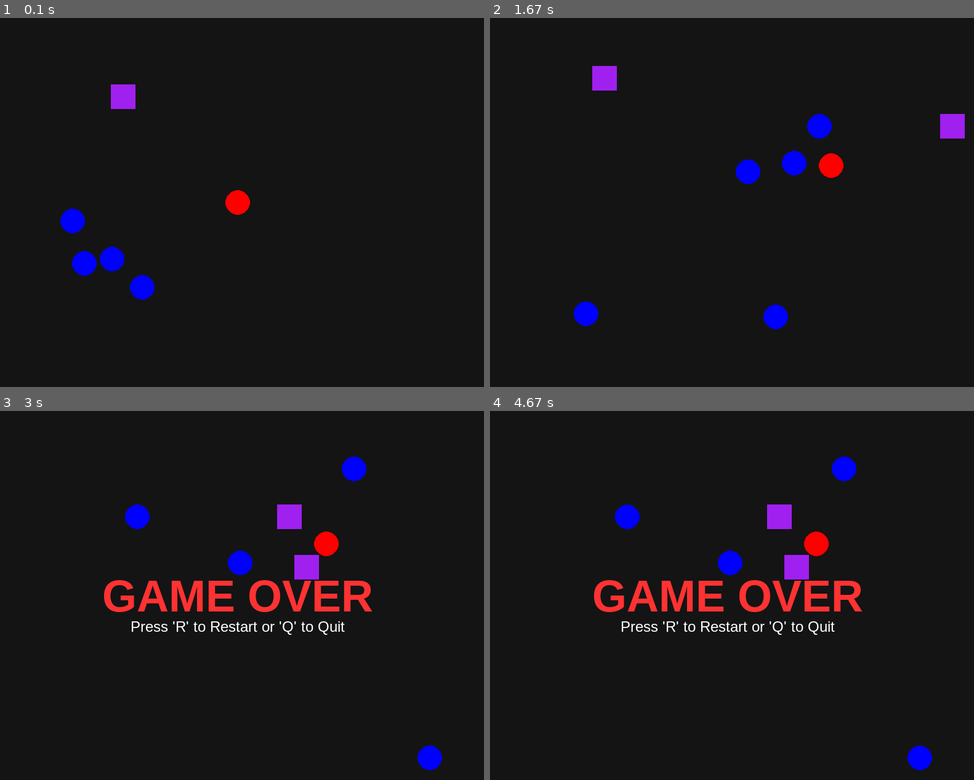
Above: before the commit, frames 1-4 (two rows, left to right).
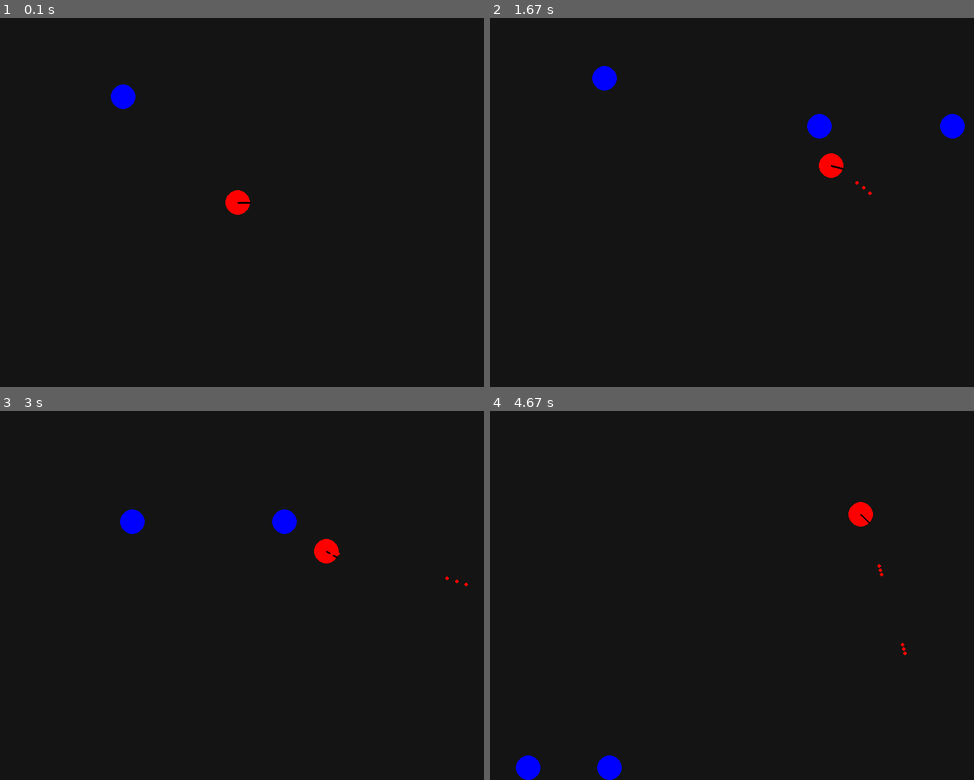
Above: after the commit, the same moments.

Repository: yaunghein/python3_game
Game: pygame game, started from main.py
Same seed, same stepped clock (60 frames per second), same inputs: the game is played once before the commit and once after it.
Inputs (mouse positions are in pixels of both pictures, inside the frame that each line leads up to):
- Up to frame 1 (0.1 s): no input
- Up to frame 2 (1.67 s): tap Space at 0.33, 0.73, 1.03, 1.57 s; hold D 0.67-1.13 s; tap Z at 0.82 s; click (886, 191) at 1.22 s; hold W from 1.5 s (still down); move the mouse to (732, 224) at 1.53 s
- Up to frame 3 (3 s): release W at 1.8 s; hold D 1.83-2.3 s; tap Space at 1.9, 2.2, 2.4, 2.7, 2.97 s; tap Z at 1.98 s; hold A 2.33-2.87 s; hold S from 2.9 s (still down)
- Up to frame 4 (4.67 s): release S at 3.2 s; hold A 3.23-3.63 s; tap Space at 3.3, 3.6, 3.73, 4.13, 4.43 s; tap Z at 3.38 s; hold W 3.67-4.03 s; hold D from 4.07 s (still down)

The runs differ from the first frame. In frame 1, 1.4% of the frame differs, in the area x 12-52%, y 18-77%; in frame 2, 1.8%; in frame 3, 4.6%; in frame 4, 5.5%, in the area x 5-92%, y 12-100%.

Commit message:
add bullets and shoot npcs

Diff:
--- /dev/null
+++ b/bullet.py
@@ -0,0 +1,17 @@
+import math
+
+
+class Bullet:
+    def __init__(self, x, y, angle, speed=10, radius=3):
+        self.x = x
+        self.y = y
+        self.radius = radius
+        self.speed = speed
+        self.rad = math.radians(angle)
+
+    def move(self):
+        self.x += math.cos(self.rad) * self.speed + 1
+        self.y += math.sin(self.rad) * self.speed
+
+    def is_off_screen(self, width, height):
+        return self.x < 0 or self.x > width or self.y < 0 or self.y > height
--- a/game_engine.py
+++ b/game_engine.py
@@ -1,8 +1,8 @@
 import pygame
 import sys
-import math
 import random
 from npc import NPC
+from bullet import Bullet
 
 
 class GameEngine:
@@ -15,6 +15,7 @@
         self.fps = fps
         self.running = False
         self.game_over = False
+        self.bullets = []
 
     def reset_game(self):
         self.player.reset()
@@ -34,7 +35,8 @@
             if event.type == pygame.MOUSEBUTTONDOWN and not self.game_over:
                 mx, my = pygame.mouse.get_pos()
                 for _ in range(5):
-                    ntype = "bad" if random.random() < 0.3 else "good"
+                    ntype = "good"
+                    # ntype = "bad" if random.random() < 0.3 else "good"
                     self.npcs.append(NPC(mx, my, random.choice(
                         [-4, 4]), random.choice([-4, 4]), npc_type=ntype))
 
@@ -61,13 +63,40 @@
                     else:
                         self.npcs.remove(npc)
 
+            if keys[pygame.K_z]:
+                self.player.rotate(5)
+
+            if keys[pygame.K_SPACE]:
+                # if len(self.bullets) < 10:
+                new_bullet = Bullet(
+                    self.player.x, self.player.y, self.player.angle)
+                self.bullets.append(new_bullet)
+
+            for bullet in self.bullets[:]:
+                bullet.move()
+                if bullet.is_off_screen(self.graph_engine.width, self.graph_engine.height):
+                    self.bullets.remove(bullet)
+                    continue
+
+                b_left, b_right = bullet.x - bullet.radius, bullet.x + bullet.radius
+                b_top, b_bottom = bullet.y - bullet.radius, bullet.y + bullet.radius
+                for npc in self.npcs[:]:
+                    n_left, n_right = npc.x - npc.radius, npc.x + npc.radius
+                    n_top, n_bottom = npc.y - npc.radius, npc.y + npc.radius
+                    if b_right > n_left and b_left < n_right and b_bottom > n_top and b_top < n_bottom:
+                        if npc in self.npcs:
+                            self.npcs.remove(npc)
+                        if bullet in self.bullets:
+                            self.bullets.remove(bullet)
+                        break
+
             if keys[pygame.K_q] or keys[pygame.K_ESCAPE]:
                 self.running = False
 
     def render_state(self):
         self.graph_engine.start_frame()
         self.graph_engine.render_circle(
-            self.player.x, self.player.y, self.player.radius, "red")
+            self.player.x, self.player.y, self.player.radius, "red", self.player.angle)
 
         for npc in self.npcs:
             if npc.shape == "square":
@@ -76,6 +105,10 @@
             else:
                 self.graph_engine.render_circle(
                     npc.x, npc.y, npc.radius, npc.color)
+
+        for bullet in self.bullets:
+            self.graph_engine.render_circle(
+                bullet.x, bullet.y, bullet.radius, "red")
 
         if self.game_over:
             self.graph_engine.render_text("GAME OVER")
--- a/graphic_engine.py
+++ b/graphic_engine.py
@@ -1,4 +1,5 @@
 import pygame
+import math
 
 
 class GraphicsEngine:
@@ -15,9 +16,15 @@
     def start_frame(self):
         self.screen.fill((20, 20, 20))
 
-    def render_circle(self, x, y, radius, color):
+    def render_circle(self, x, y, radius, color, angle=None):
         pygame.draw.circle(self.screen, pygame.Color(
             color), (int(x), int(y)), radius)
+
+        if angle is not None:
+            rad = math.radians(angle)
+            end_x = x + radius * math.cos(rad)
+            end_y = y + radius * math.sin(rad)
+            pygame.draw.line(self.screen, "black", (x, y), (end_x, end_y), 3)
 
     def render_square(self, x, y, size, color):
         rect = pygame.Rect(int(x - size), int(y - size), size * 2, size * 2)
--- a/main.py
+++ b/main.py
@@ -11,12 +11,14 @@
     field = GameField(20, 20, WIDTH - 20, HEIGHT - 20)
     hero = Player(WIDTH // 2, HEIGHT // 2, speed=6)
 
-    init_npcs = [
-        NPC(random.randint(100, 700), random.randint(100, 500),
-            random.randint(-4, 4) or 2, random.randint(-4, 4) or 2,
-            npc_type="bad" if i < 1 else "good")
-        for i in range(5)
-    ]
+    init_npcs = [NPC(random.randint(100, 700), random.randint(
+        100, 500), random.randint(-4, 4) or 2, random.randint(-4, 4) or 2, npc_type="good")]
+    # init_npcs = [
+    #     NPC(random.randint(100, 700), random.randint(100, 500),
+    #         random.randint(-4, 4) or 2, random.randint(-4, 4) or 2,
+    #         npc_type="bad" if i < 1 else "good")
+    #     for i in range(1)
+    # ]
 
     graphics = GraphicsEngine(WIDTH, HEIGHT)
     inputs = InputController()
--- a/npc.py
+++ b/npc.py
@@ -7,7 +7,6 @@
         self.radius = radius
         self.npc_type = npc_type  # "good" or "bad"
 
-        # Set static properties based on type
         if self.npc_type == "bad":
             self.shape = "square"
             self.color = "purple"
--- a/player.py
+++ b/player.py
@@ -5,9 +5,11 @@
         self.y = y
         self.speed = speed
         self.radius = radius
+        self.angle = 0
 
     def reset(self):
         self.x, self.y = self.start_pos
+        self.angle = 0
 
     def move(self, left, right, up, down, game_field):
         if left:
@@ -19,3 +21,6 @@
         if down:
             self.y += self.speed
         self.x, self.y, _, _ = game_field.clamp(self.x, self.y)
+
+    def rotate(self, amount):
+        self.angle = (self.angle + amount) % 360
